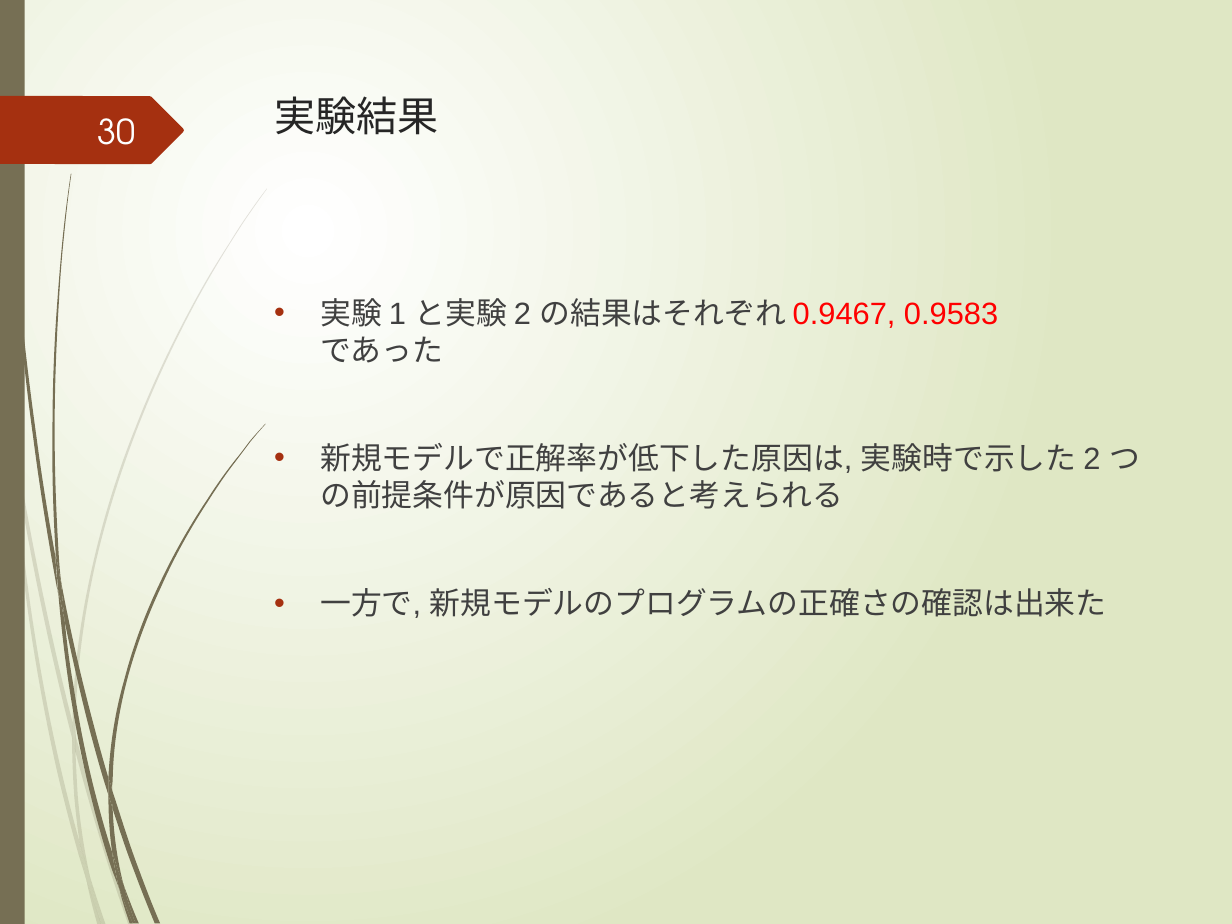
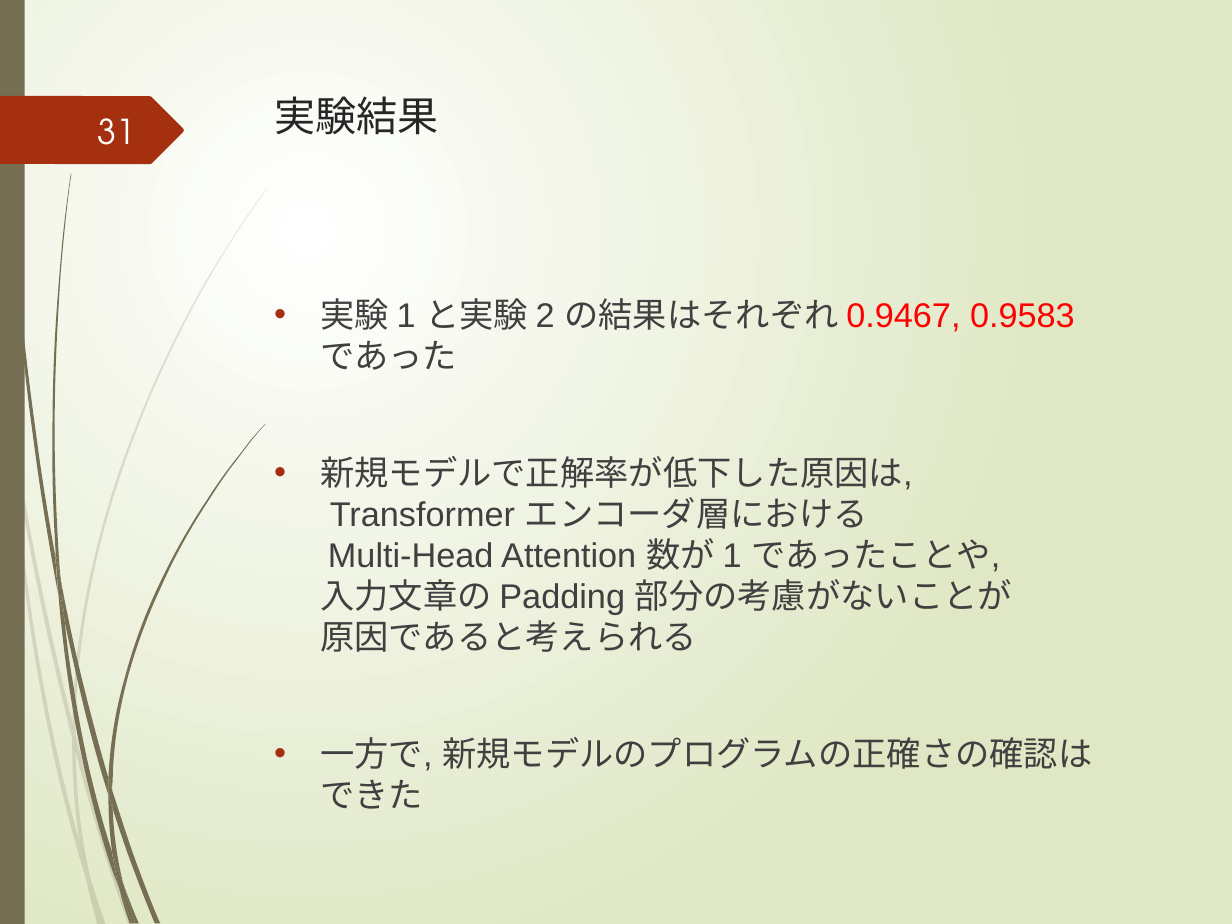
Before and after one commit to yuuki-kusumoto/kusumoto, a slide deck: slide 31 of 2021_prsn_2nd/後期研究発表会.pptx (slide 30 before the commit). Drawn at 1232x924 pixels with LibreOffice and Linux fonts; fonts in the diff are those of the drawing. Boxes give left, top, right and bottom in pixels: in the first picture for what was removed or moved away, otherwise in the second. Text is boxed around its words. In the diff, an @@ line names an element or a change of style, - is before the commit and + after.

```diff
--- a/2021_prsn_2nd/後期研究発表会.pptx
+++ b/2021_prsn_2nd/後期研究発表会.pptx
@@ page number at (97, 118, 135, 145): text changed @@
-30
+31
@@ text at (320, 298, 1075, 370): size 18 to 20 pt in "実験 1 と実験 2 の結果はそれぞれ 0.9467, 0.9583 ..." @@
@@ text at (320, 456, 1092, 809): text changed; size 18 to 20 pt @@
-• 新規モデルで正解率が低下した原因は, 実験時で示した 2 つの前提条件が原因であると考えられる
-• 一方で, 新規モデルのプログラムの正確さの確認は出来た
+• 新規モデルで正解率が低下した原因は,
+  Transformer エンコーダ層における
+  Multi-Head Attention 数が 1 であったことや,
+  入力文章の Padding 部分の考慮がないことが
+  原因であると考えられる
+• 一方で, 新規モデルのプログラムの正確さの確認は
+  できた
```
Also in this commit, not shown: 12 other slides changed, 5 slides added, 2 slides removed.
